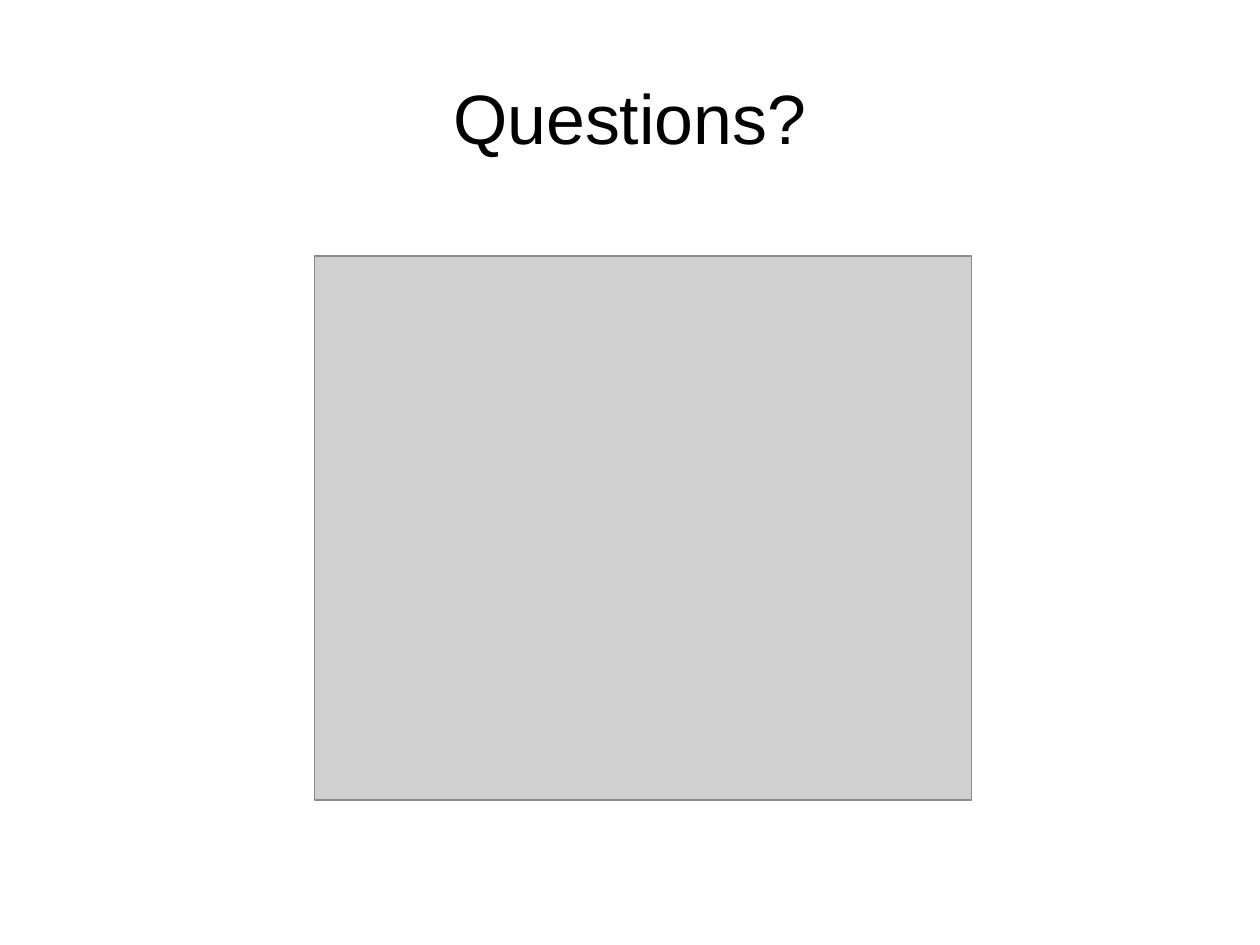
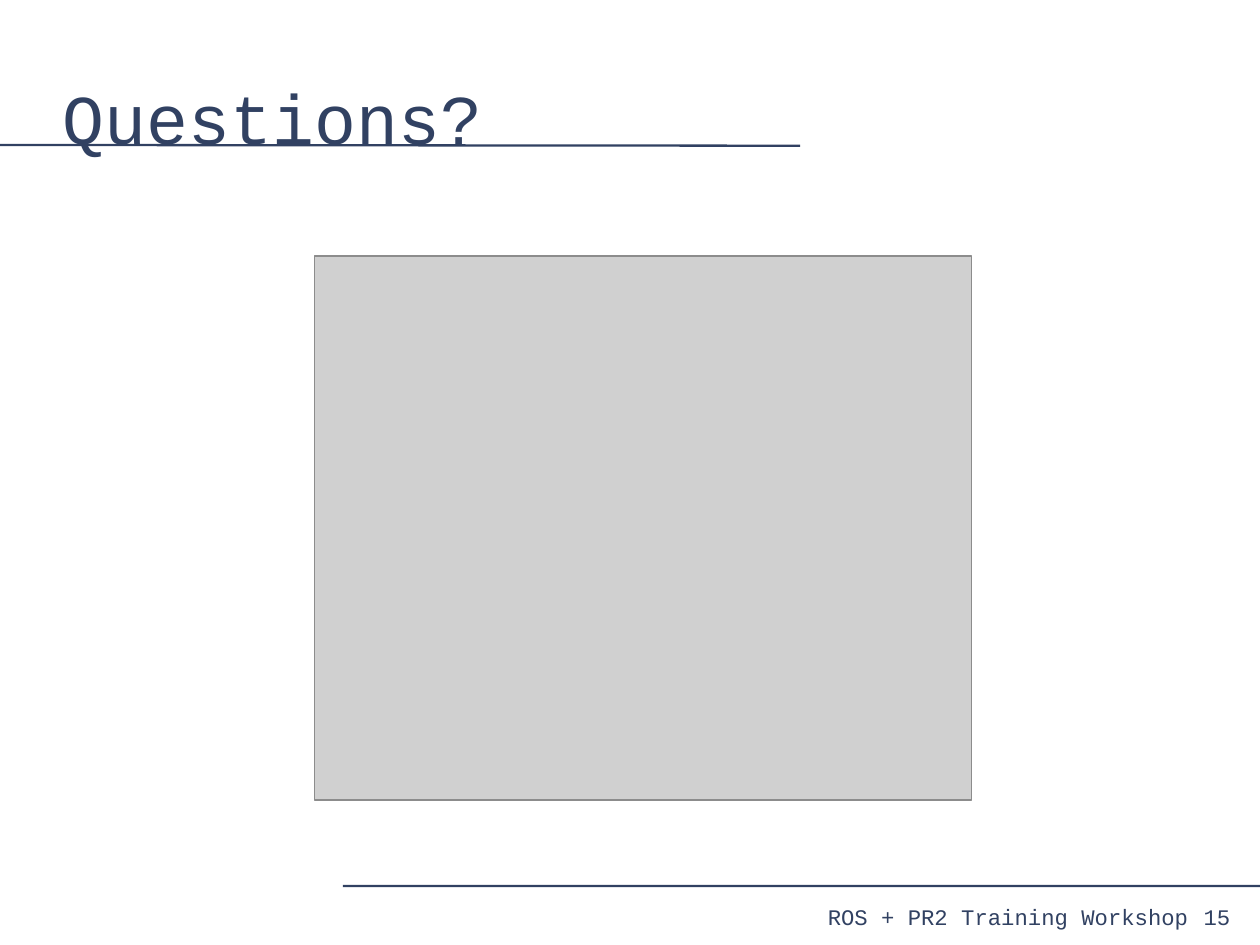
Before and after one commit to PR2/pr2_docs, a slide deck: slide 15 of pr2_training_workshop/modifying_pr2/adding_sensor.odp. Drawn at 1260x945 pixels with LibreOffice and Linux fonts; fonts in the diff are those of the drawing; grey boxes stand for pictures. Boxes give left, top, right and bottom in pixels: in the first picture for what was removed or moved away, otherwise in the second. Text is boxed around its words. In the diff, an @@ line names an element or a change of style, - is before the commit and + after.

```diff
--- a/pr2_training_workshop/modifying_pr2/adding_sensor.odp
+++ b/pr2_training_workshop/modifying_pr2/adding_sensor.odp
@@ title "Questions?" at (63,93,482,157): font Arial to Courier New, text colour #000000 to #314162; alignment centre to left @@
@@ line added from (0, 145) to (800, 145), #314162 1.45 pt @@
@@ line added from (343, 886) to (1260, 886), #314162 1.45 pt @@
@@ text added at (828,909,1188,930), 14 pt, text #314162 @@
+ROS + PR2 Training Workshop
@@ page number added at (1204,910,1231,925), 14 pt, text #314162 @@
+15
```
Also in this commit, not shown: 14 other slides changed.
